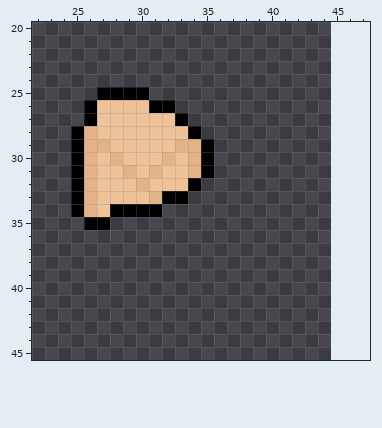
File history of a pixel-art file, Assets/Sprite/Objects/Piece.aseprite. This is how it looked before the edit.
32x32 pixels, 1 frame. Shown: x 22..47, y 20..45. The old version is drawn lined up with the new one, on the new canvas.
After:
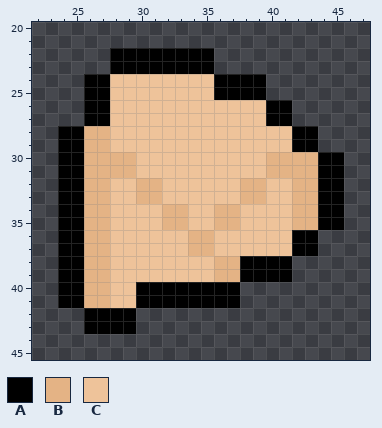
Palette (. is transparent): A #000000  B #e4b385  C #eec39a
From old to new:
{"change": "canvas 32x32 -> 64x64, the old top-left corner now at 13,14"}
{"y":22,"x":28,"old":"........","new":"AAAAAAAA"}
{"y":23,"x":28,"old":"........","new":"AAAAAAAA"}
{"y":24,"x":26,"old":"..............","new":"AACCCCCCCCAAAA"}
{"y":25,"x":26,"old":".","new":"A"}
{"y":25,"x":28,"old":"AAA.........","new":"CCCCCCCCAAAA"}
{"y":26,"x":27,"old":"C","new":"A"}
{"y":26,"x":31,"old":"AA.........","new":"CCCCCCCCCAA"}
{"y":27,"x":27,"old":"C","new":"A"}
{"y":27,"x":33,"old":"A........","new":"CCCCCCCAA"}
{"y":28,"x":24,"old":".","new":"A"}
{"y":28,"x":27,"old":"C","new":"B"}
{"y":28,"x":34,"old":"A.........","new":"CCCCCCCCAA"}
{"y":29,"x":24,"old":".","new":"A"}
{"y":29,"x":33,"old":"BBA........","new":"CCCCCCCCCAA"}
{"y":30,"x":24,"old":".","new":"A"}
{"y":30,"x":27,"old":"C","new":"B"}
{"y":30,"x":29,"old":"C","new":"B"}
{"y":30,"x":32,"old":"B","new":"C"}
{"y":30,"x":34,"old":"BA..........","new":"CCCCCCBBBBAA"}
{"y":31,"x":24,"old":".","new":"A"}
{"y":31,"x":27,"old":"CC","new":"BB"}
{"y":31,"x":31,"old":"B","new":"C"}
{"y":31,"x":34,"old":"BA..........","new":"CCCCCCBBBBAA"}
{"y":32,"x":24,"old":".","new":"A"}
{"y":32,"x":27,"old":"C","new":"B"}
{"y":32,"x":31,"old":"C","new":"B"}
{"y":32,"x":34,"old":"A...........","new":"CCCCBBCCBBAA"}
{"y":33,"x":24,"old":".","new":"A"}
{"y":33,"x":27,"old":"C","new":"B"}
{"y":33,"x":30,"old":"C","new":"B"}
{"y":33,"x":32,"old":"AA............","new":"CCCCCCBBCCBBAA"}
{"y":34,"x":24,"old":".","new":"A"}
{"y":34,"x":27,"old":"CAAAA..............","new":"BCCCCBBCCBBCCCCBBAA"}
{"y":35,"x":24,"old":"..AA..................","new":"AABBCCCCBBCCBBCCCCBBAA"}
{"y":36,"x":24,"old":"....................","new":"AABBCCCCCCBBCCCCCCAA"}
{"y":37,"x":24,"old":"....................","new":"AABBCCCCCCBBCCCCCCAA"}
{"y":38,"x":24,"old":"..................","new":"AABBCCCCCCCCBBAAAA"}
{"y":39,"x":24,"old":"..................","new":"AABBCCCCCCCCBBAAAA"}
{"y":40,"x":24,"old":"..............","new":"AABBCCAAAAAAAA"}
{"y":41,"x":24,"old":"..............","new":"AABBCCAAAAAAAA"}
{"y":42,"x":26,"old":"....","new":"AAAA"}
{"y":43,"x":26,"old":"....","new":"AAAA"}
{"label":"changed","picture_box":[58,48,344,334]}
